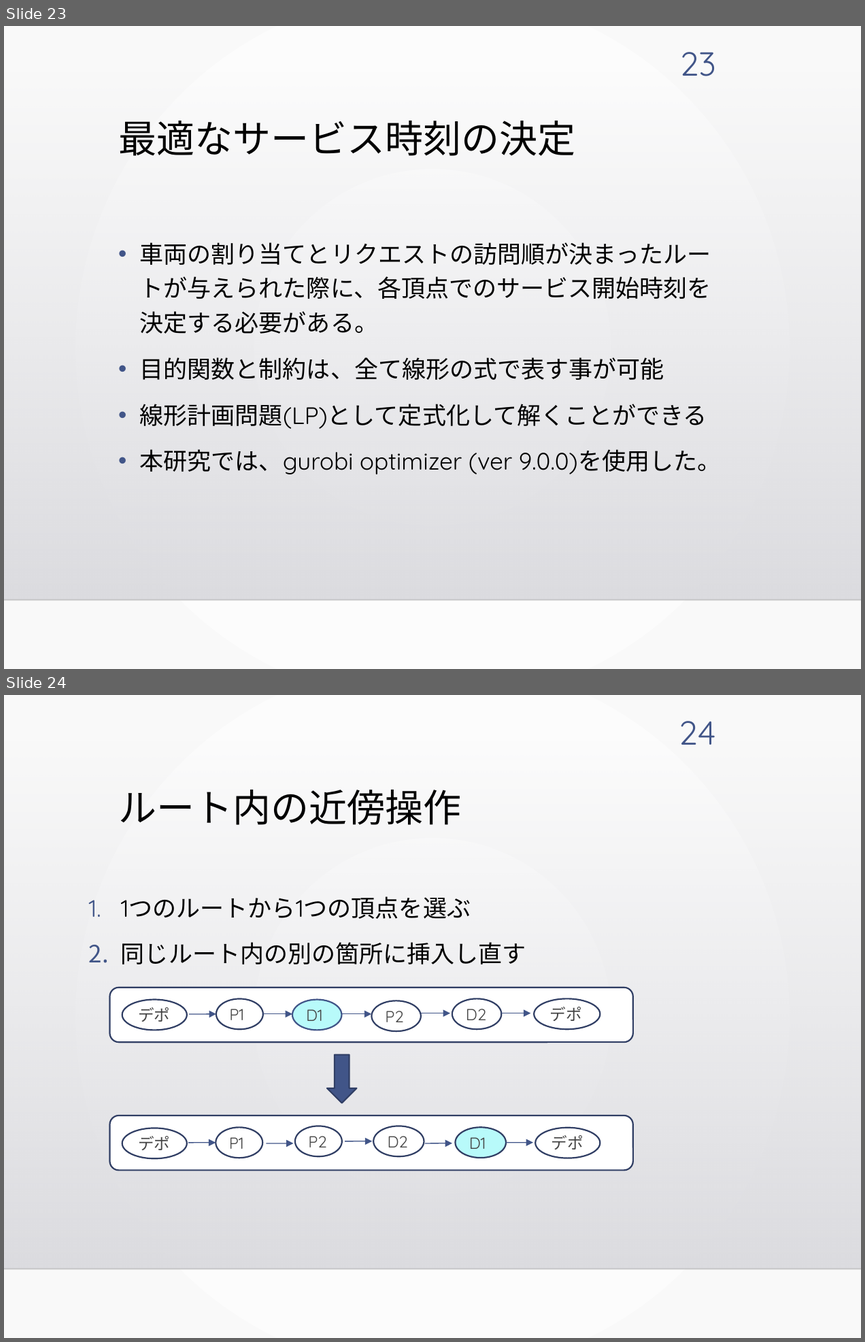
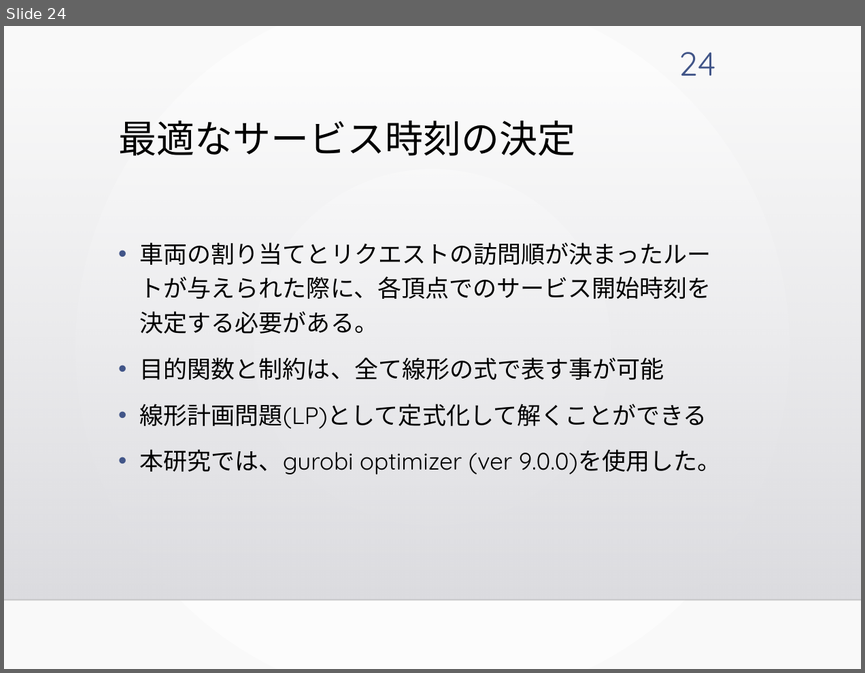
Before and after one commit to kotaro400/DARP, a slide deck: 中間発表_M1.pptx. Shown one above the other, each under a label of ours: slides 23 and 24 before the commit, slide 24 after it. The pictures are 865x1342 and 865x673 pixels, drawn with LibreOffice and Linux fonts; fonts in the diff are those of the drawing; background and template pictures are left out. Boxes give left, top, right and bottom in pixels: in the first picture for what was removed or moved away, otherwise in the second. Text is boxed around its words. In the diff, an @@ line names an element or a change of style, - is before the commit and + after.

```diff
--- a/中間発表_M1.pptx
+++ b/中間発表_M1.pptx
@@ slide 24 removed at [4,695,861,1338], background gradient #FFFFFF to #FAFAFA; not listed: 2 template elements that a slide beside it also shows @@
@@ page number removed at [679,721,716,745] @@
-24
@@ title removed at [118,790,461,825] @@
-ルート内の近傍操作
@@ text removed at [121,896,526,964] @@
-1. 1つのルートから1つの頂点を選ぶ
-2. 同じルート内の別の箇所に挿入し直す
@@ rounded rectangle removed at [109,987,633,1042] @@
@@ ellipse removed at [122,999,188,1030] @@
-デポ
@@ ellipse removed at [216,998,264,1029] @@
-P1
@@ ellipse removed at [292,999,341,1030] @@
-D1
@@ ellipse removed at [452,998,502,1029] @@
-D2
@@ ellipse removed at [534,998,600,1029] @@
-デポ
@@ arrow removed from (189, 1014) to (216, 1014) @@
@@ arrow removed from (263, 1014) to (292, 1014) @@
@@ arrow removed from (343, 1014) to (372, 1014) @@
@@ ellipse removed at [372,1001,422,1032] @@
-P2
@@ arrow removed from (420, 1013) to (450, 1013) @@
@@ arrow removed from (501, 1013) to (531, 1013) @@
@@ down arrow removed at [327,1055,356,1103] @@
@@ rounded rectangle removed at [109,1115,633,1170] @@
@@ ellipse removed at [122,1127,188,1159] @@
-デポ
@@ arrow removed from (188, 1142) to (215, 1142) @@
@@ ellipse removed at [215,1127,263,1157] @@
-P1
@@ arrow removed from (266, 1143) to (294, 1143) @@
@@ ellipse removed at [295,1126,343,1157] @@
-P2
@@ arrow removed from (345, 1141) to (373, 1140) @@
@@ ellipse removed at [373,1126,424,1157] @@
-D2
@@ arrow removed from (425, 1143) to (452, 1143) @@
@@ ellipse removed at [456,1127,506,1157] @@
-D1
@@ arrow removed from (506, 1142) to (534, 1142) @@
@@ ellipse removed at [535,1127,600,1159] @@
-デポ
@@ what was slide 23 is now slide 24 @@
@@ page number at [679,52,716,76]: text changed @@
-23
+24
```
Also in this commit, not shown: 4 slides changed, 1 slide added, 5 other slides removed, 10 other files.
